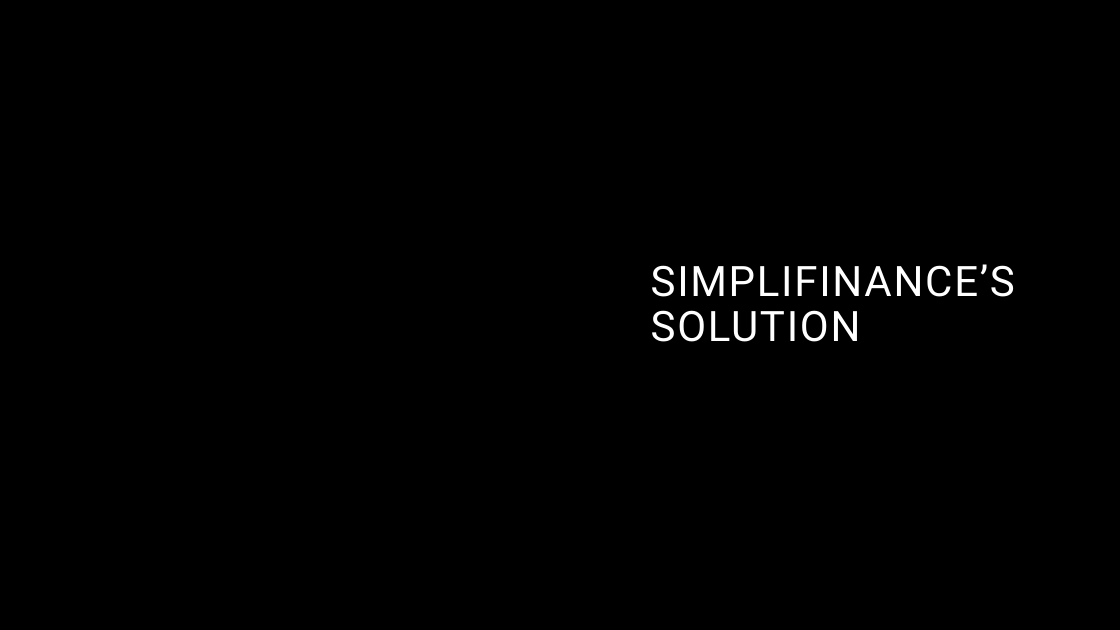
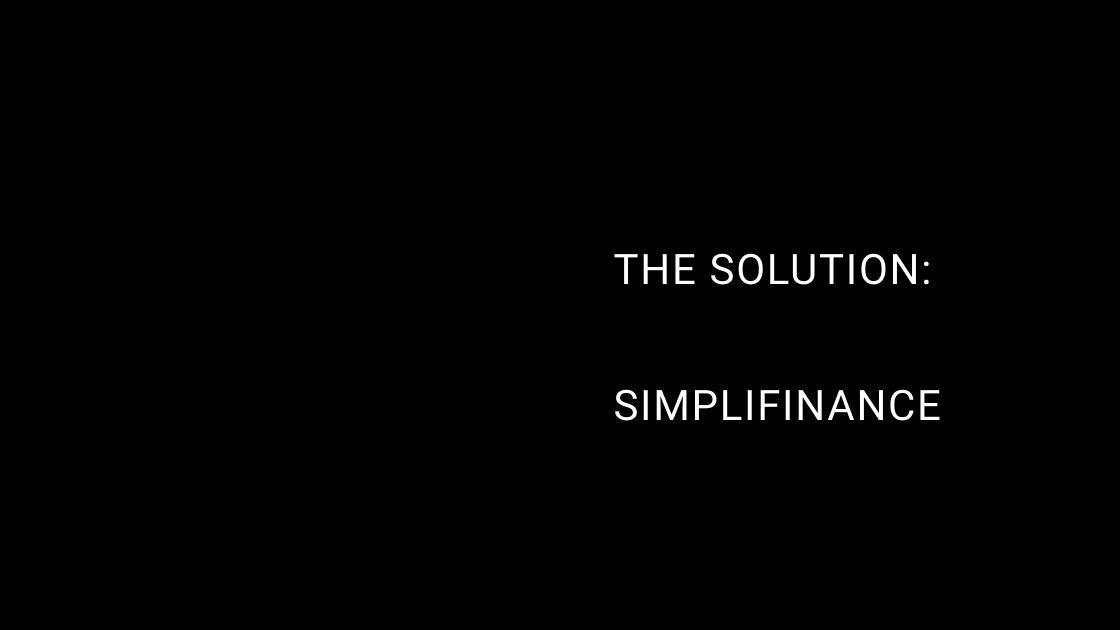
Before and after one commit to rcwaterman/SimpliFInance, a slide deck: slide 6 of SimpliFinance.pptx. Drawn at 1120x630 pixels with LibreOffice and Linux fonts; fonts in the diff are those of the drawing; background and template pictures are left out. Boxes give left, top, right and bottom in pixels: in the first picture for what was removed or moved away, otherwise in the second. Text is boxed around its words. In the diff, an @@ line names an element or a change of style, - is before the commit and + after.

```diff
--- a/SimpliFinance.pptx
+++ b/SimpliFinance.pptx
@@ title "THE SOLUTION: SIMPLIFINANCE" at [614,253,942,421]: vertical alignment bottom to top @@
@@ title at [614,253,942,421]: text changed @@
-SIMPLIFINANCE’S
-SOLUTION
+THE SOLUTION:
+SIMPLIFINANCE
```
Also in this commit, not shown: 7 other slides changed, 2 slides added, 6 slides removed.
